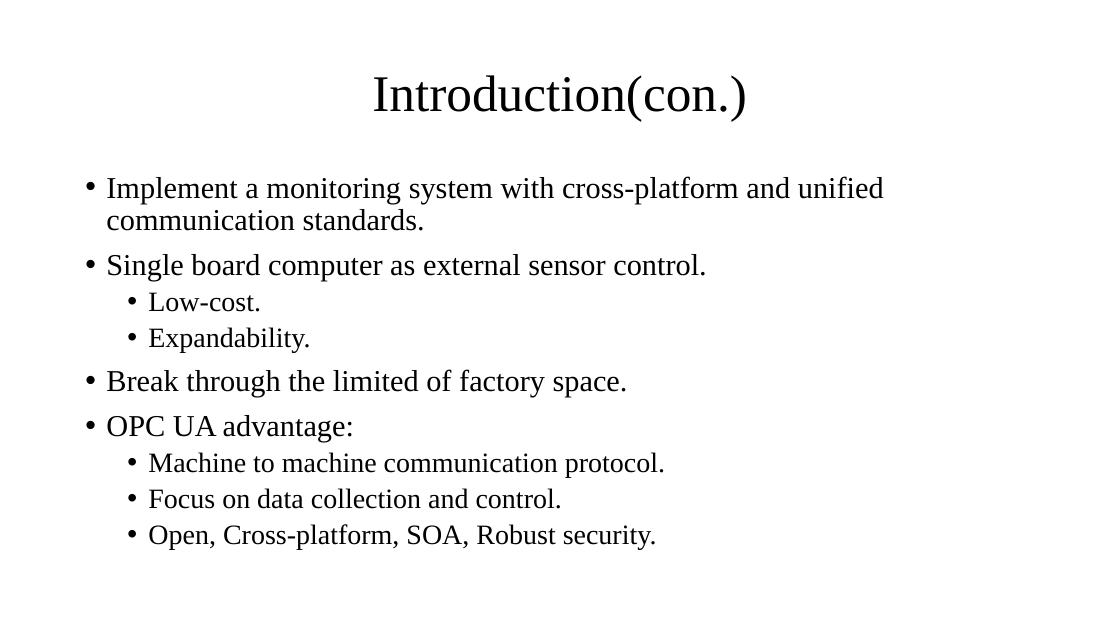
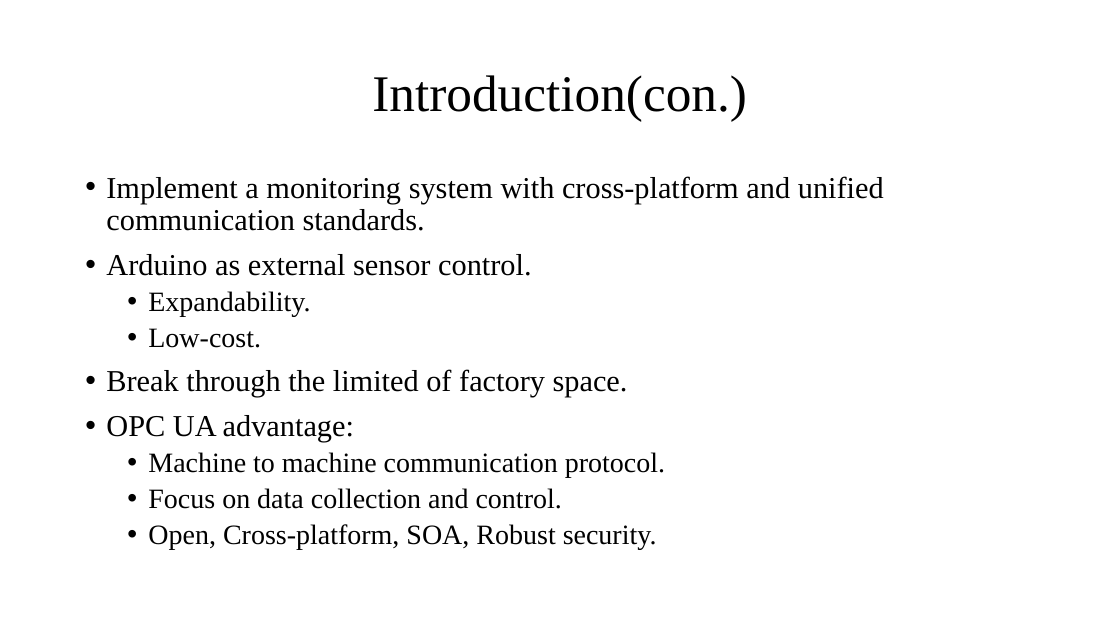
Before and after one commit to hrne/teach_java, a slide deck: slide 4 of 期末報告_英文.pptx. Drawn at 1120x630 pixels with LibreOffice and Linux fonts; fonts in the diff are those of the drawing. Boxes give left, top, right and bottom in pixels: in the first picture for what was removed or moved away, otherwise in the second. Text is boxed around its words. In the diff, an @@ line names an element or a change of style, - is before the commit and + after.

```diff
--- a/期末報告_英文.pptx
+++ b/期末報告_英文.pptx
@@ text at <box>106,254,531,317</box>: text changed @@
-• Single board computer as external sensor control.
+• Arduino as external sensor control.
+  • Expandability.
@@ text at <box>148,327,310,353</box>: paragraph removed @@
-  • Expandability.
```
Also in this commit, not shown: 6 other slides changed.
